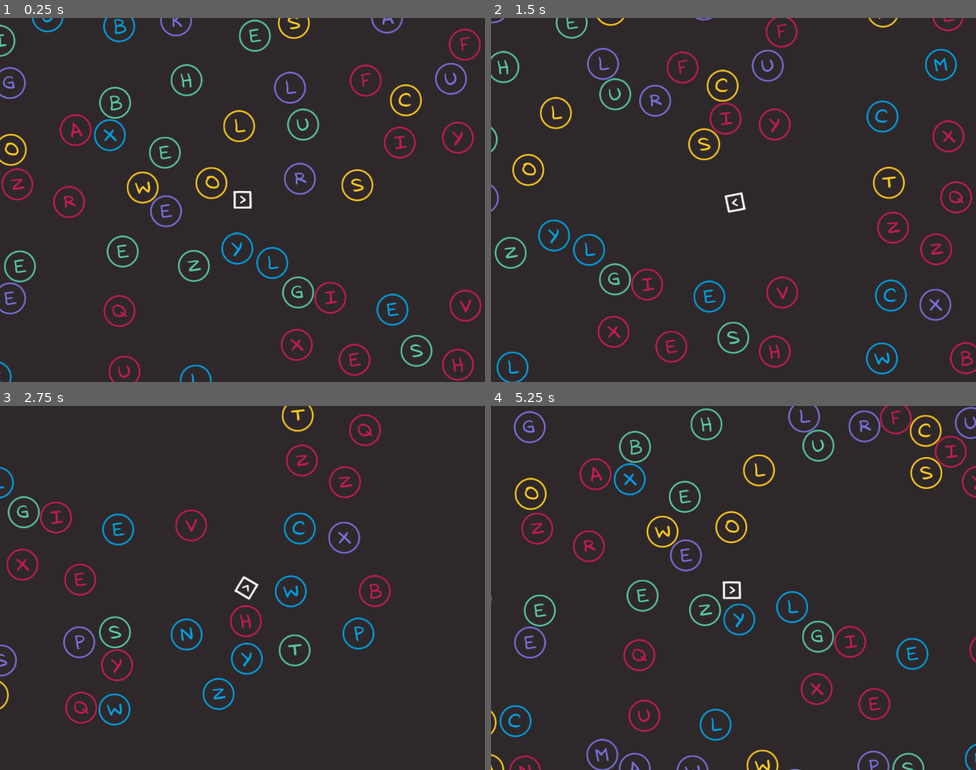
Above: before the commit, frames 1-4 (two rows, left to right).
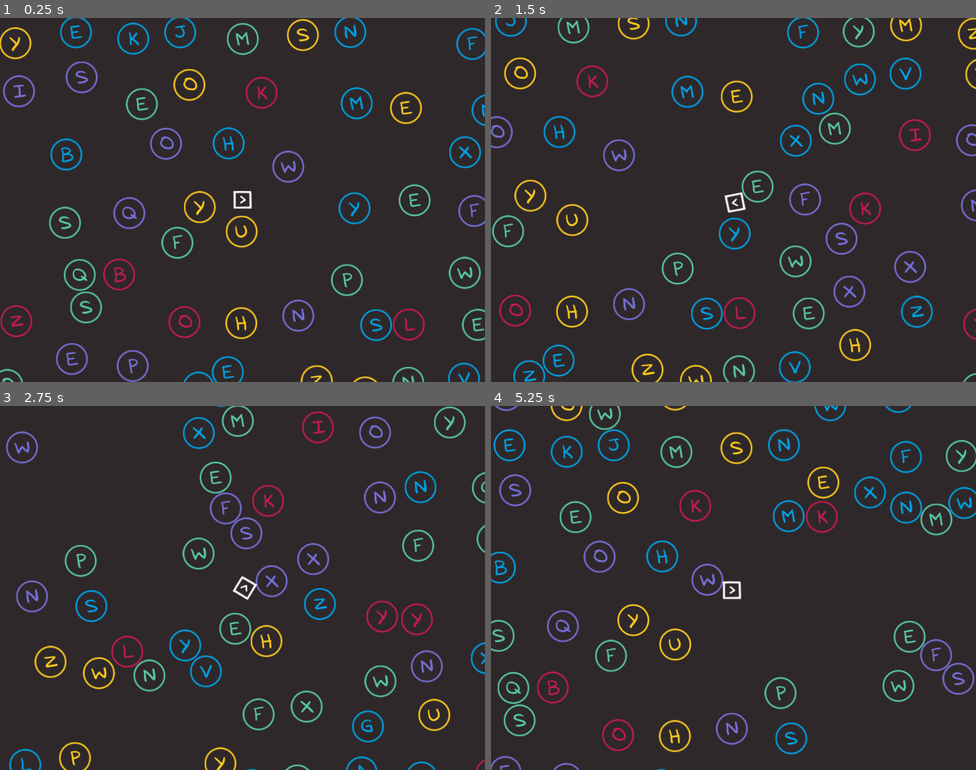
Above: after the commit, the same moments.

Repository: gontzalve/SSLS
Game: Godot game, scene res://scenes/game/main/main.tscn
Same seed, same stepped clock (60 frames per second), same inputs: the game is played once before the commit and once after it.
Inputs (mouse positions are in pixels of both pictures, inside the frame that each line leads up to):
- Up to frame 1 (0.25 s): no input
- Up to frame 2 (1.5 s): tap Enter at 0.5 s; move the mouse to (840, 181) at 0.52 s; hold D (move_right) 0.53-1.28 s; click (840, 181) at 0.6 s; move the mouse to (636, 218) at 1.27 s; hold S (move_down) from 1.28 s (still down); tap Mouse wheel up (zoom_in) at 1.35 s
- Up to frame 3 (2.75 s): move the mouse to (291, 507) at 2.02 s; release S (move_down) at 2.03 s; hold D (move_right) from 2.03 s (still down); tap Mouse wheel down (zoom_out) at 2.1 s
- Up to frame 4 (5.25 s): move the mouse to (709, 660) at 2.77 s; release D (move_right) at 2.78 s; hold W (move_up) 2.78-3.53 s; click (709, 660) at 2.85 s; move the mouse to (879, 642) at 3.52 s; hold A (move_left) 3.53-5.03 s; tap Mouse wheel up (zoom_in) at 3.6 s; move the mouse to (588, 533) at 4.27 s; tap Mouse wheel down (zoom_out) at 4.35 s; move the mouse to (757, 588) at 5.02 s; hold S (move_down) from 5.03 s (still down); click (757, 588) at 5.1 s

The runs differ from the first frame. In frame 1, 14% of the frame differs, in the area x 0-100%, y 0-100%; in frame 2, 14%; in frame 3, 11%; in frame 4, 14%.

Commit message:
Load level word characters in level

Diff:
--- a/data/alphabet/alphabet.gd
+++ b/data/alphabet/alphabet.gd
@@ -3,5 +3,13 @@
 @export var characters: Array[String]
 
 
-func get_random_character() -> String:
-	return characters.pick_random().to_lower()
+func get_random_character(excluded_word: String = "") -> String:
+	if excluded_word.is_empty():
+		return characters.pick_random().to_lower()
+	else:
+		excluded_word = excluded_word.to_lower()
+		while true:
+			var random_char: String = characters.pick_random().to_lower()
+			if random_char not in excluded_word:
+				return random_char
+		return "x"
--- a/data/word_levels/word_levels.gd
+++ b/data/word_levels/word_levels.gd
@@ -4,4 +4,6 @@
 
 
 func get_level_word(level_index: int) -> String:
+	if level_index >= words.size():
+		return "-"
 	return words[level_index]
--- a/scenes/game/letter/letter.gd
+++ b/scenes/game/letter/letter.gd
@@ -11,31 +11,25 @@
 const CLOSE_TO_ZERO_SPEED: float = 3
 
 
-func _ready() -> void:
-	pass
-
-
 func _physics_process(delta: float) -> void:
 	_execute_movement(delta)
 	_apply_friction(delta)
 	pass
 
 
-func initialize(pos: Vector2, letter_char: String) -> void:
+func set_initial_pos(pos: Vector2) -> void:
 	position = pos
+
+
+func set_letter_type(letter_char: String) -> void:
 	assigned_letter_char = letter_char
-	set_initial_color()
-	set_letter_type(letter_char)
+	set_texture(letter_char)
 
 
 func set_initial_color() -> void:
 	var random_color: Color = color_palette_data.get_random_color_for_letter()
 	$LetterSprite.modulate = random_color
 	$Outline.modulate = random_color
-
-
-func set_letter_type(letter_char: String) -> void:
-	set_texture(letter_char)
 
 
 func set_texture(letter_char: String) -> void:
--- a/scenes/game/levels/level.gd
+++ b/scenes/game/levels/level.gd
@@ -2,20 +2,30 @@
 
 @export var letter_scene: PackedScene
 @export var alphabet_data: Resource
+@export var word_levels: Resource
 
 var letters: Array[Node2D]
 
-const LETTER_COUNT: int = 120
+const LETTER_COUNT: int = 360
+const LETTER_REPETITIONS: int = 4
 
 
 func _ready() -> void:
 	_initialize_grid()
-	_spawn_letter_nodes()
-	_initialize_letter_nodes()
+	load_word_level(0)
 
 
-func _process(_delta: float) -> void:
-	pass
+func load_word_level(index: int) -> void:
+	_clear_level()
+	var level_word: String = word_levels.get_level_word(index)
+	if level_word == "-":
+		return
+	_spawn_letter_nodes()
+	_initialize_letter_nodes(level_word)
+
+
+func _clear_level() -> void:
+	_clear_letters_array()
 
 
 func get_center_cell_pos() -> Vector2:
@@ -26,6 +36,12 @@
 	$LevelGrid.initialize()
 
 
+func _clear_letters_array() -> void:
+	for letter_node in letters:
+		letter_node.queue_free()
+	letters.clear()
+
+
 func _spawn_letter_nodes() -> void:
 	for i in range(LETTER_COUNT):
 		var letter_node: Node = letter_scene.instantiate()
@@ -33,9 +49,32 @@
 		$LetterContainer.add_child(letter_node)
 
 
-func _initialize_letter_nodes() -> void:
+func _initialize_letter_nodes(level_word: String) -> void:
+	_initialize_letter_positions()
+	_initialize_letter_characters(level_word)
+	_initialize_letter_colors()
+
+
+func _initialize_letter_positions() -> void:
 	for letter in letters:
 		var cell_pos: Vector2i = $LevelGrid.get_random_free_cell()
 		var cell_world_pos: Vector2 = $LevelGrid.get_random_position_inside_cell(cell_pos)
-		letter.initialize(cell_world_pos, alphabet_data.get_random_character())
+		letter.set_initial_pos(cell_world_pos)
 		$LevelGrid.set_cell_as_occupied(cell_pos)
+
+
+func _initialize_letter_characters(level_word: String) -> void:
+	var word_size = level_word.length()
+	var level_characters_count = word_size * LETTER_REPETITIONS
+	for i in range(level_characters_count):
+#		print("%s in pos %d" % [level_word[i % word_size], i])
+		letters[i].set_letter_type(level_word[i % word_size])
+	for i in range(letters.size() - level_characters_count):
+		var random_char: String = alphabet_data.get_random_character(level_word)
+#		print("%s in pos %d" % [random_char, i])
+		letters[i + level_characters_count].set_letter_type(random_char)
+
+
+func _initialize_letter_colors() -> void:
+	for letter in letters:
+		letter.set_initial_color()
--- a/scenes/game/levels/level.tscn
+++ b/scenes/game/levels/level.tscn
@@ -1,14 +1,16 @@
-[gd_scene load_steps=5 format=3 uid="uid://duqk6nnpkjlh1"]
+[gd_scene load_steps=6 format=3 uid="uid://duqk6nnpkjlh1"]
 
 [ext_resource type="PackedScene" uid="uid://d2mt4713epsq8" path="res://scenes/game/letter/letter.tscn" id="1_bllgx"]
 [ext_resource type="Script" path="res://scenes/game/levels/level.gd" id="1_eklft"]
 [ext_resource type="Resource" uid="uid://dhfdr3120uqgx" path="res://data/alphabet/alphabet.tres" id="3_xfgl2"]
 [ext_resource type="Script" path="res://scenes/game/levels/level_grid.gd" id="4_5fei7"]
+[ext_resource type="Resource" uid="uid://e73ytwisfwps" path="res://data/word_levels/word_levels.tres" id="4_kuxe6"]
 
 [node name="Level" type="Node2D"]
 script = ExtResource("1_eklft")
 letter_scene = ExtResource("1_bllgx")
 alphabet_data = ExtResource("3_xfgl2")
+word_levels = ExtResource("4_kuxe6")
 
 [node name="LetterContainer" type="Node2D" parent="."]
 
--- a/scenes/game/levels/level_grid.gd
+++ b/scenes/game/levels/level_grid.gd
@@ -3,8 +3,8 @@
 const CELL_SIZE: int = 112
 const LETTER_SIZE: int = 64
 
-const GRID_ROWS: int = 11
-const GRID_COLUMNS: int = 15
+const GRID_ROWS: int = 19
+const GRID_COLUMNS: int = 23
 
 const DOUBLE_CELL_ROWS: int = 0
 const DOUBLE_CELL_COLUMNS: int = 0
